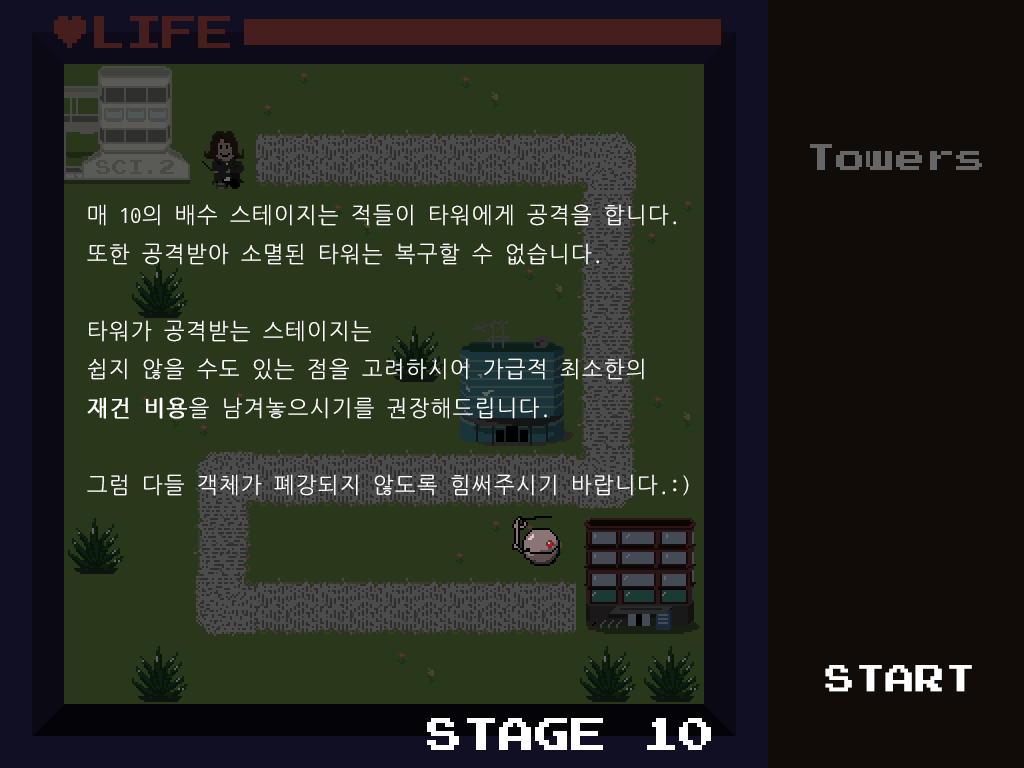
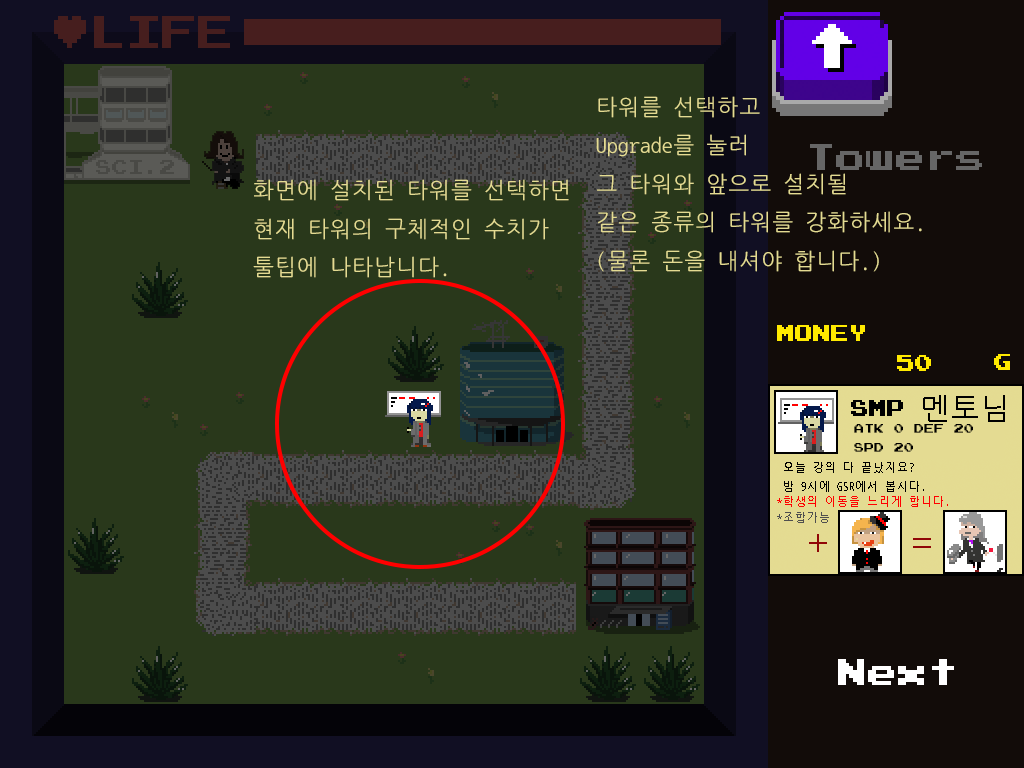
The second 1024 × 768 image is a revision of the first. Changes to its layers:
showed "ATK 0 DEF 20 SPD 20" over [854, 424, 973, 452]
showed "레이어 12" over [768, 384, 1024, 576]
showed "타워를 선택하고 Upgrade를 눌러 그 타워와 앞으로 설치될 같은 종류의 타워를 강화하세요. (물론 돈을 내셔야" over [596, 96, 922, 272]
hid "레이어 13" over [512, 516, 560, 566]
showed "화면에 설치된 타워를 선택하면 현재 타워의 구체적인 수치가 툴팁에 나타납니다." over [253, 179, 569, 278]
hid "START" over [825, 665, 972, 692]
hid "레이어 14" over [825, 659, 972, 692]
hid "매 10의 배수 스테이지는 적들이 타워에게 공격을 합니다. 또한 공격받아 소멸된 타워는 복구할 수 없습니다." over [87, 204, 689, 496]
showed "레이어 11" over [385, 391, 441, 447]
showed "타원 1" over [275, 279, 565, 569]
hid "STAGE 10" over [427, 718, 711, 750]
showed "G" over [994, 354, 1010, 370]
showed "50" over [897, 355, 931, 371]
showed "MONEY" over [777, 325, 865, 341]
showed "ToolTip" over [768, 384, 1024, 576]
showed "Purpel" over [772, 12, 892, 116]
